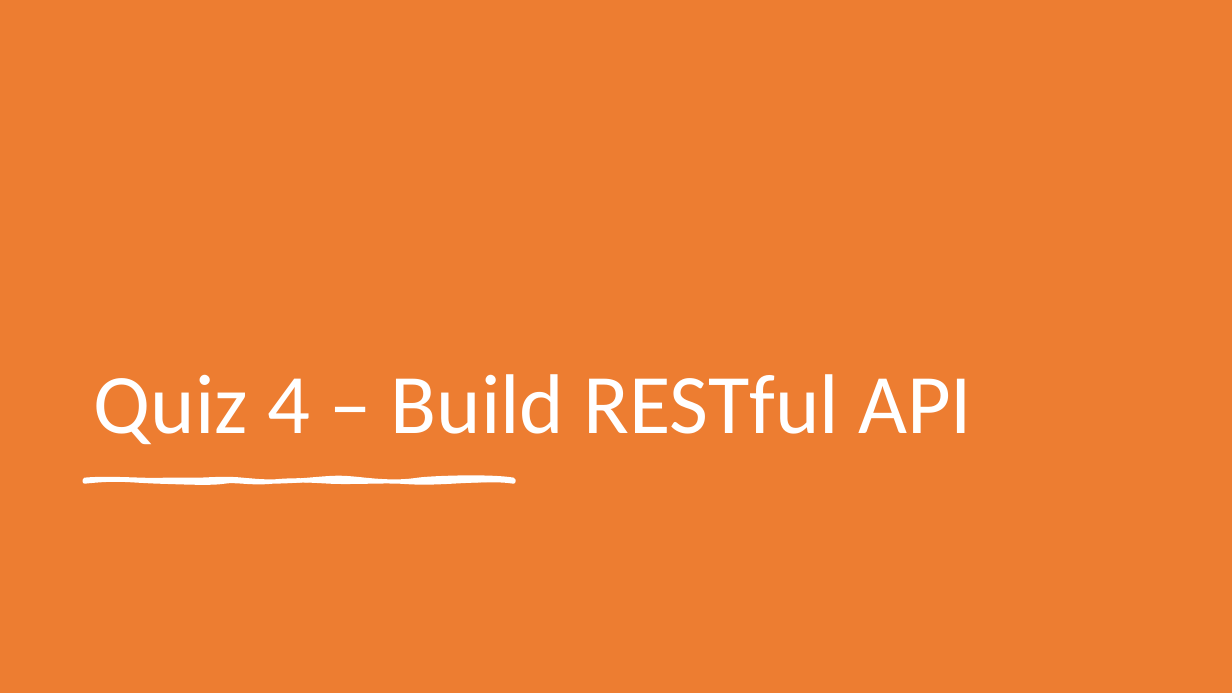
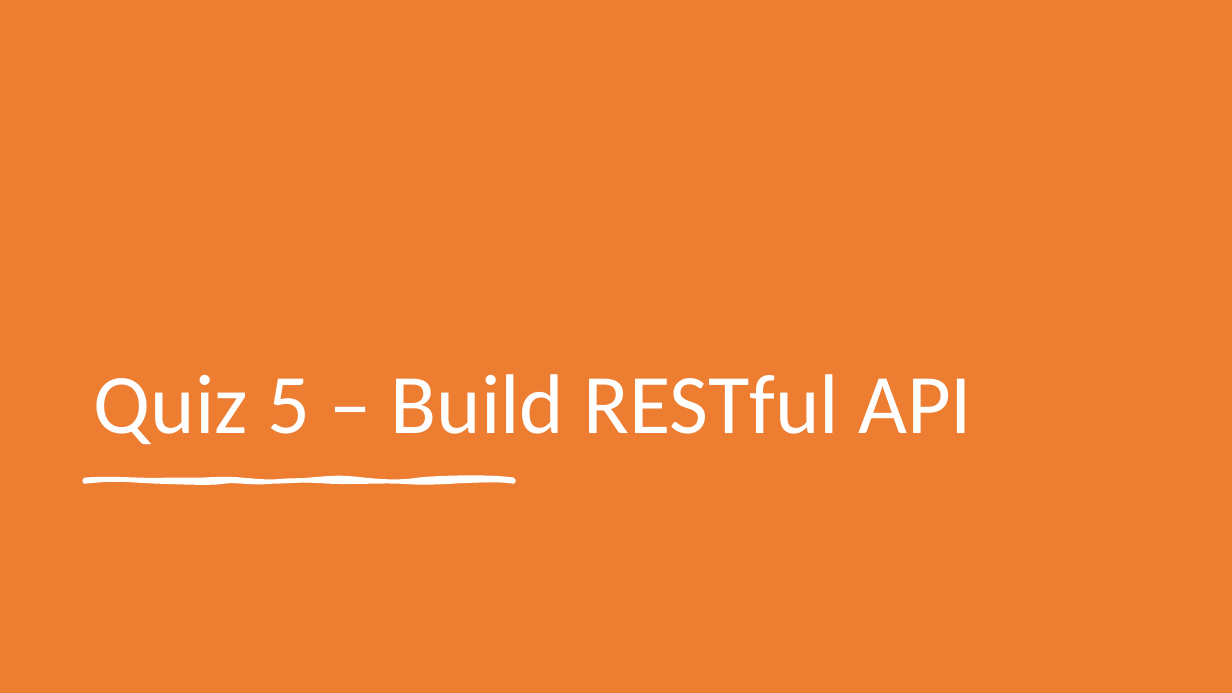
Before and after one commit to choconutella/api-learning, a slide deck: slide 29 of REST API & Web Server.pptx (slide 27 before the commit). Drawn at 1232x693 pixels with LibreOffice and Linux fonts; fonts in the diff are those of the drawing. Boxes give left, top, right and bottom in pixels: in the first picture for what was removed or moved away, otherwise in the second. Text is boxed around its words. In the diff, an @@ line names an element or a change of style, - is before the commit and + after.

Commit message:
add quiz module

```diff
--- a/REST API & Web Server.pptx
+++ b/REST API & Web Server.pptx
@@ title at bbox=[94, 374, 972, 445]: text changed @@
-Quiz 4 – Build RESTful API
+Quiz 5 – Build RESTful API
```
Also in this commit, not shown: 4 other slides changed, 2 slides added, 8 other files.
